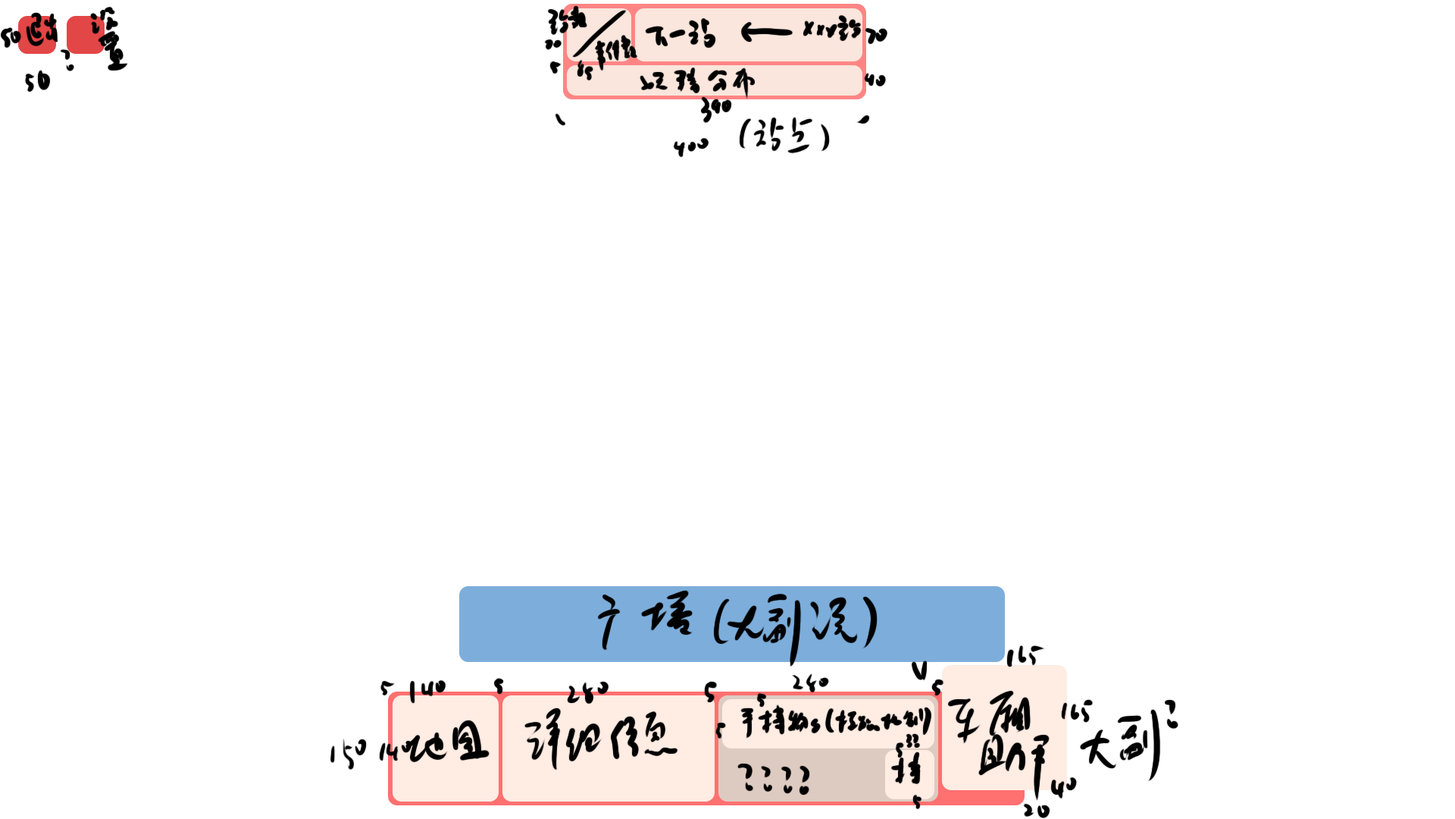
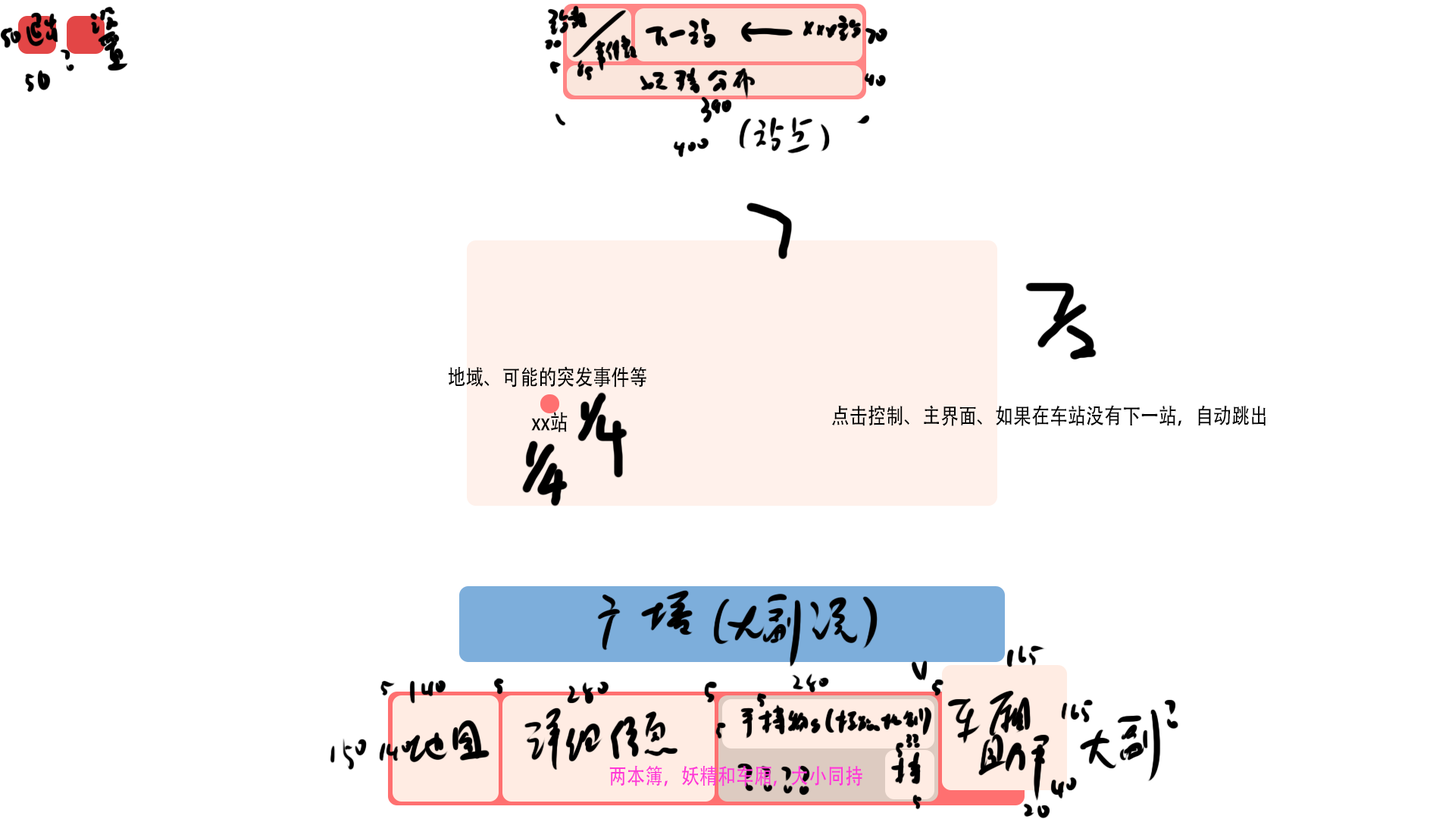
Before/after of a 1455×819 layered artwork. What changed in the layer stack:
added group "地图" with 6 layers above "主界面" over bbox(448, 201, 1267, 507)
added layer "点击控制、主界面、如果在车站没有下一站，自动跳出" in group "地图" over bbox(832, 404, 1267, 426)
added layer "图层 4" in group "地图" over bbox(521, 201, 1098, 507)
added layer "地域、可能的突发事件等" in group "地图" over bbox(448, 366, 647, 388)
added layer "xx站" in group "地图" over bbox(531, 411, 568, 433)
added layer "圆角矩形 24" in group "地图" over bbox(540, 394, 560, 414)
added layer "圆角矩形 23" in group "地图" over bbox(466, 240, 998, 506)
added layer "两本簿，妖精和车厢，大小同持" in group "主界面" over bbox(609, 764, 863, 787)
